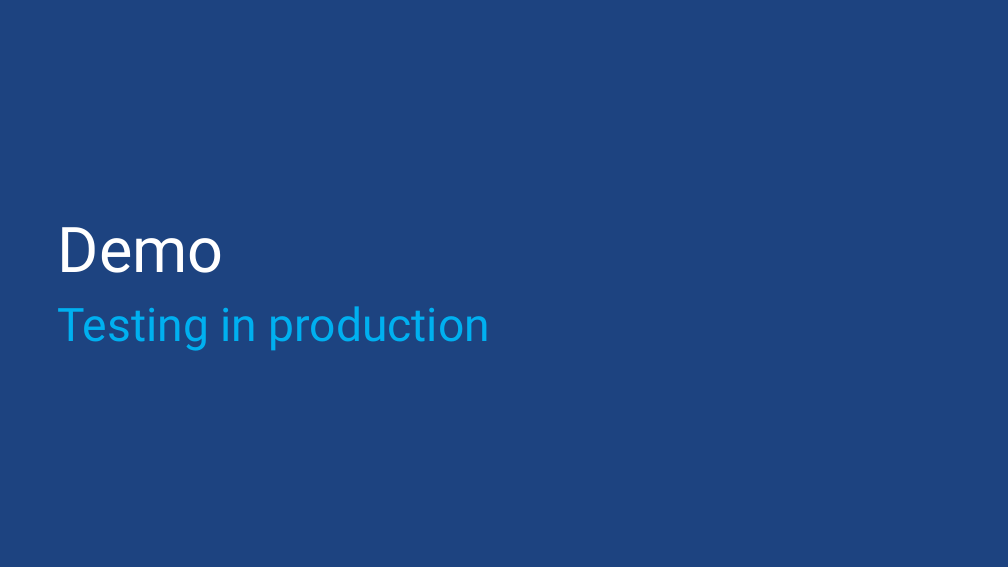
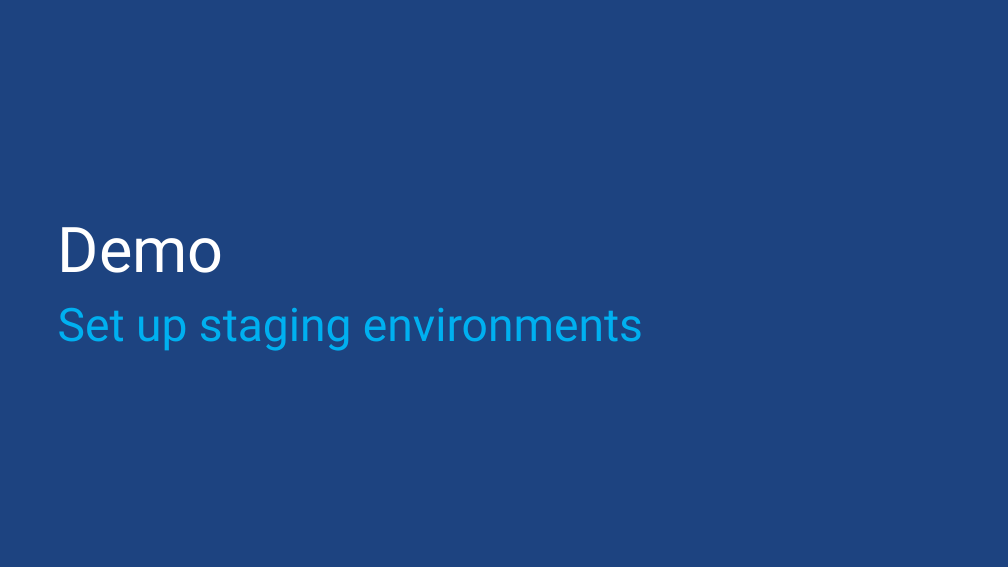
Before and after one commit to sack212/BasicAzureCamp, a slide deck: slide 25 of Presentation/Web/Web.pptx (slide 26 before the commit). Drawn at 1008x567 pixels with LibreOffice and Linux fonts; fonts in the diff are those of the drawing; background and template pictures are left out. Boxes give left, top, right and bottom in pixels: in the first picture for what was removed or moved away, otherwise in the second. Text is boxed around its words. In the diff, an @@ line names an element or a change of style, - is before the commit and + after.

Commit message:
Corrections to Web App demo scripts and slides. This fixes #6, fixes #8

```diff
--- a/Presentation/Web/Web.pptx
+++ b/Presentation/Web/Web.pptx
@@ subtitle at box(58, 308, 643, 351): text changed @@
-Testing in production
+Set up staging environments
```
Also in this commit, not shown: 2 other slides changed, 5 slides removed, 1 other file.
